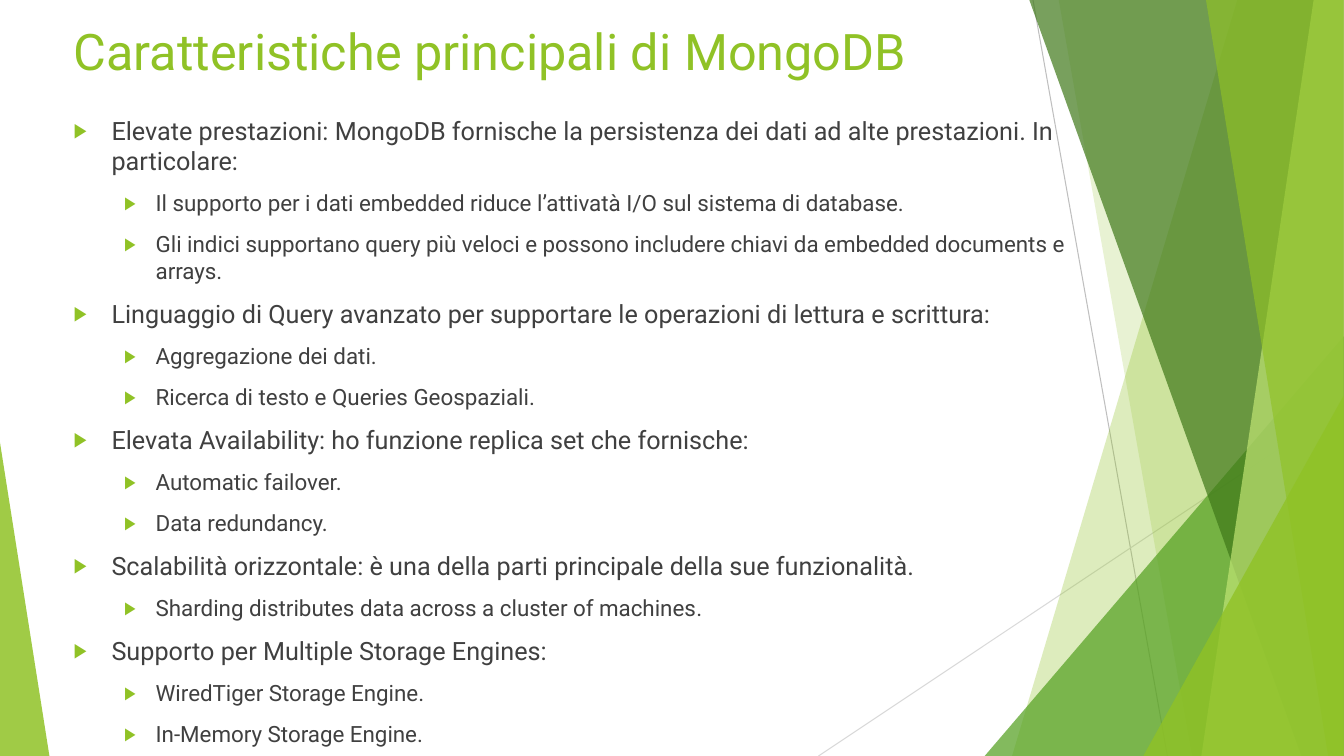
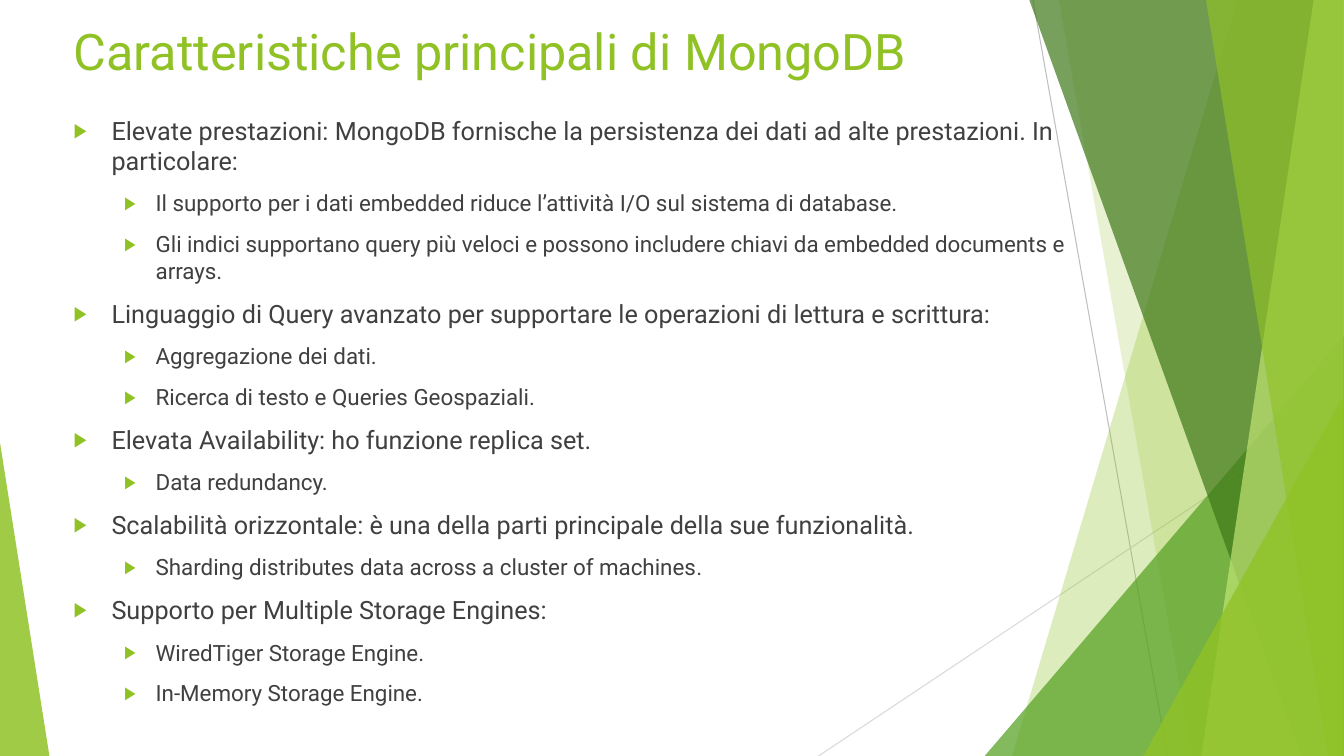
Before and after one commit to Buzzolan/VeronaCardMongoDB, a slide deck: slide 7 of Presentazione_progetto.pptx. Drawn at 1344x756 pixels with LibreOffice and Linux fonts; fonts in the diff are those of the drawing. Boxes give left, top, right and bottom in pixels: in the first picture for what was removed or moved away, otherwise in the second. Text is boxed around its words. In the diff, an @@ line names an element or a change of style, - is before the commit and + after.

```diff
--- a/Presentazione_progetto.pptx
+++ b/Presentazione_progetto.pptx
@@ text at (x1=156, y1=194, x2=897, y2=216): text changed @@
-  ▶ Il supporto per i dati embedded riduce l’attivatà I/O sul sistema di database.
+  ▶ Il supporto per i dati embedded riduce l’attività I/O sul sistema di database.
@@ text at (x1=112, y1=430, x2=591, y2=455): text changed @@
-▶ Elevata Availability: ho funzione replica set che fornische:
-  ▶ Automatic failover.
+▶ Elevata Availability: ho funzione replica set.
```
Also in this commit, not shown: 3 other slides changed.
